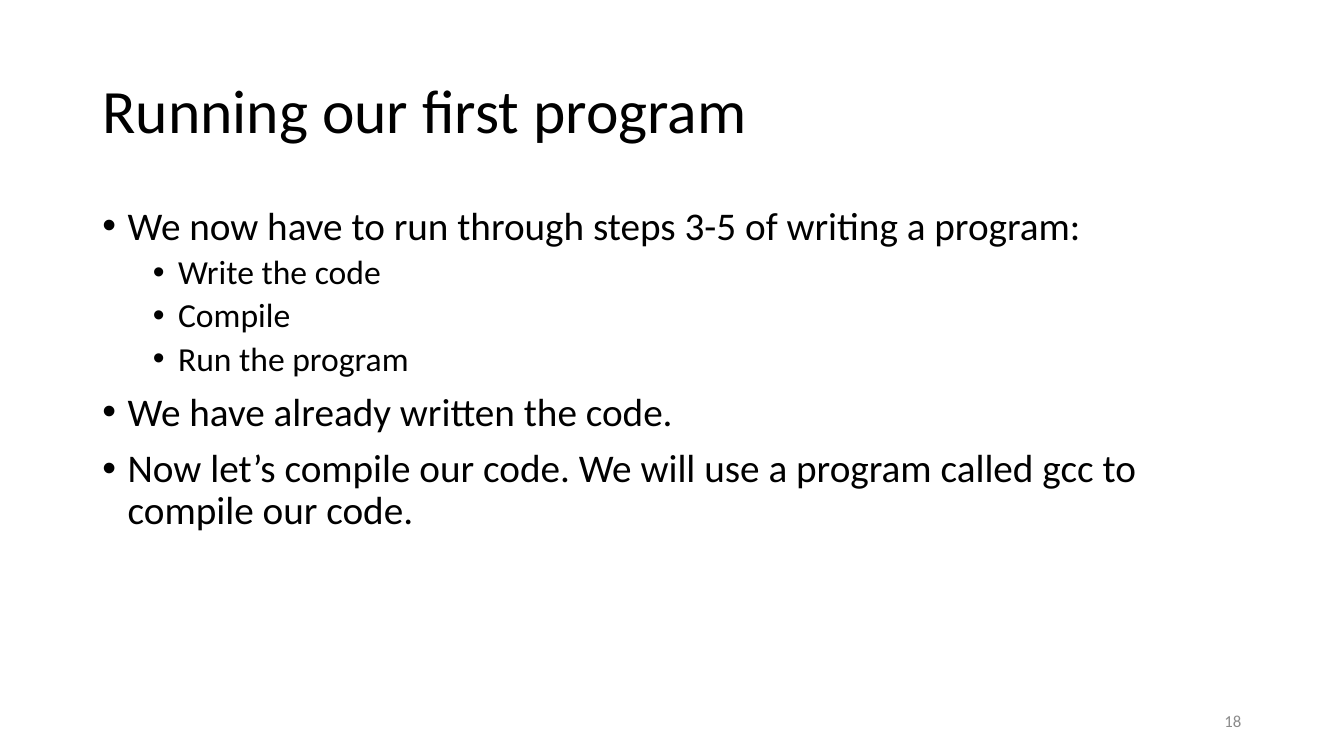
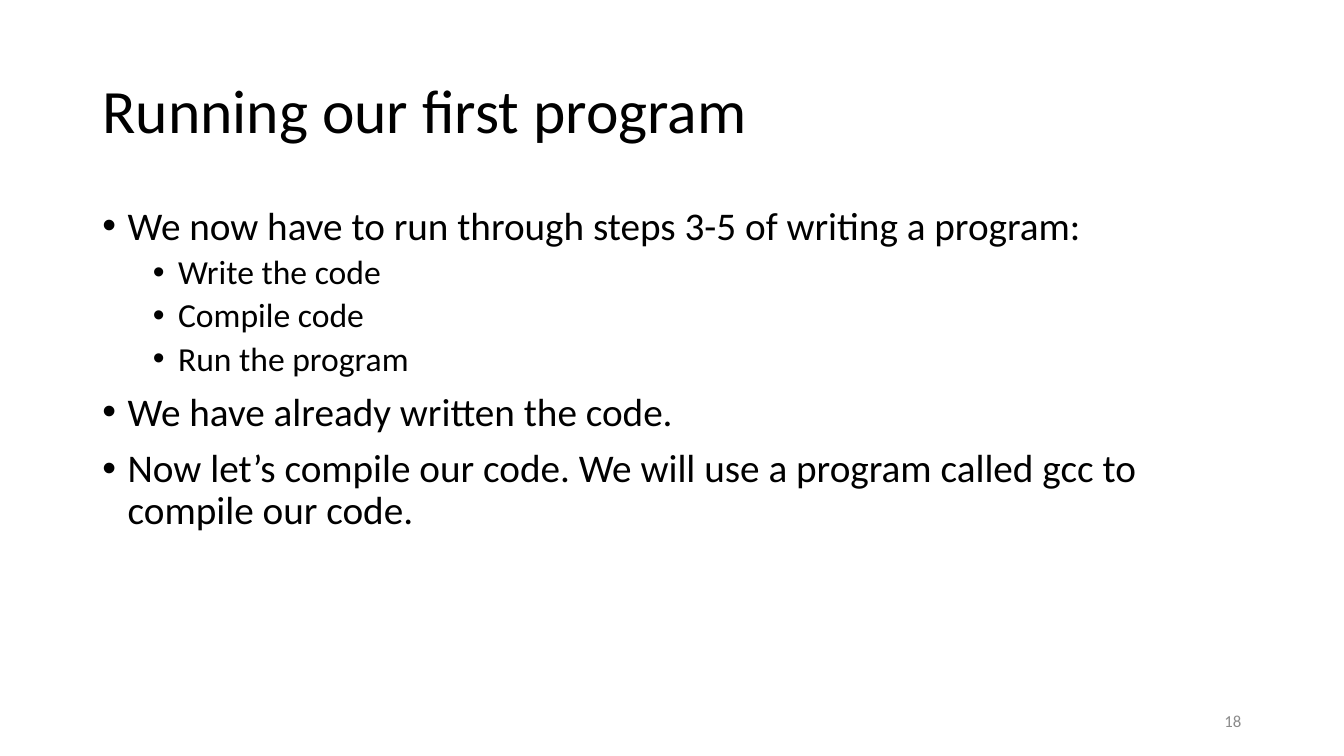
Before and after one commit to CodeIt-SADEAF/handout, a slide deck: slide 18 of Lesson1/L1_slides/L1_slides.pptx. Drawn at 1344x756 pixels with LibreOffice and Linux fonts; fonts in the diff are those of the drawing. Boxes give left, top, right and bottom in pixels: in the first picture for what was removed or moved away, otherwise in the second. Text is boxed around its words. In the diff, an @@ line names an element or a change of style, - is before the commit and + after.

```diff
--- a/Lesson1/L1_slides/L1_slides.pptx
+++ b/Lesson1/L1_slides/L1_slides.pptx
@@ text at [178,303,364,333]: text changed @@
-  • Compile
+  • Compile code
```
Also in this commit, not shown: 8 other slides changed, 1 other file.
